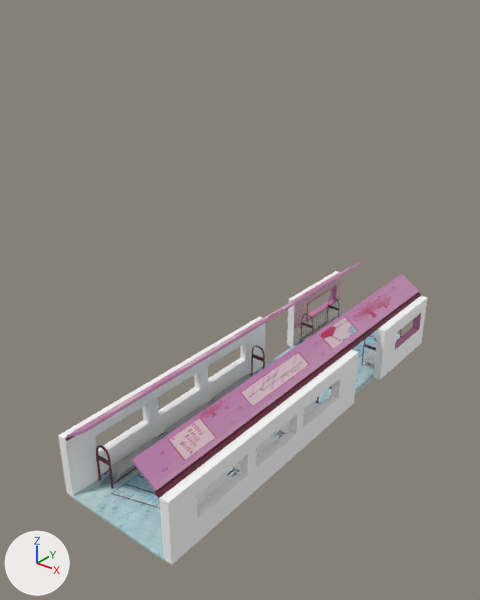
A saved change to the FBX model Assets/Models/room.fbx.
Rendered twice from a 50 mm lens placed at (3.21, -3.29, 3.39), pointed at (0.39, 0.23, 1.21). Arrows for +X, +Y and +Z are at lower left; the lights stay in place. Where no turn or scale is listed for an object, it has been applied to the vertices. Vertices at the same position are counted once.
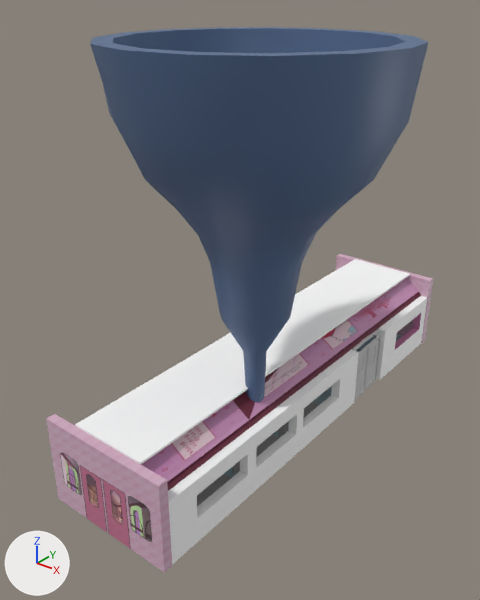
Location of each change, (x1, y1, x2, y2) in pixels of the pictures (480 x 600 px):
'pPipe2', added (blue): after (90, 27, 428, 403)
'pPlane7', added: after (75, 259, 410, 464)
'pCube7.001', moved, turned, rescaled: before (131, 274, 419, 491); after (141, 278, 419, 482)
'end1', added (pink): after (46, 414, 172, 573)
'pCube15', added (pink): after (336, 254, 433, 343)
'door1', added: after (354, 344, 369, 400)
'door2', added: after (365, 337, 380, 389)
'bench:bench_ends', deleted: before (96, 346, 265, 489)
'bench_ends2', deleted: before (300, 297, 339, 343)
'arch', added: after (352, 330, 378, 351)
'bench_ends1', deleted: before (362, 330, 401, 365)
'wall_2', unchanged, covered by the edit: before (58, 316, 266, 496)
'pPlane3', unchanged, covered by the edit: before (72, 315, 402, 561); after (224, 329, 402, 478)
'pCube7', unchanged, covered by the edit: before (67, 262, 362, 438)
'pPlane5', unchanged, covered by the edit: before (287, 271, 341, 346)

What changed in the scene script:
```text
Change me_mesh_017:
    used by ob_pcube7_001; parent = ob_wall2; location = (4.809, 28.2, 68.62); rotation_euler = (0.0, 0.0, 0.601), in degrees (0, 0, 34); scale = (1.79, 0.3, 1.0)
    remove me_mesh_017.from_pydata(...)  # 20 vertices, 36 faces; spans x -7.0..7.0, y -3.0..3.0, z -253.0..116.0
    add me_mesh_017.from_pydata(...)  # 90 vertices, 180 faces; spans x -11.0..11.0, y -8.0..8.0, z -184.0..184.0
    me_mesh_017 part 1: the whole mesh is rebuilt
    add me_mesh_017.materials.append(mat_railing)  # dark red #672138
    add me_mesh_017.materials.append(mat_lambert1)  # grey #bcbcbc
Remove ob_bench_ends1:
    ob_bench_ends1 = bpy.data.objects.new('bench_ends1', me_mesh_011)
Remove ob_bench_ends2:
    ob_bench_ends2 = bpy.data.objects.new('bench_ends2', me_mesh_012)
Change ob_pcube7_001:
    remove ob_pcube7_001.parent = ob_wall2
    ob_pcube7_001.location: (4.809, 28.2, 68.62) -> (0.726, 0.703, 0.627)
    ob_pcube7_001.rotation_euler: (0.0, 0.0, 0.601) -> (1.571, 0.0, 0.0)  # degrees (0, 0, 34) -> degrees (90, 0, 0)
    ob_pcube7_001.scale: (1.79, 0.3, 1.0) -> (0.01, 0.01, 0.01)
Remove ob_bench_bench_ends:
    ob_bench_bench_ends = bpy.data.objects.new('bench:bench_ends', me_mesh_009)
Add ob_pcube15:
    ob_pcube15 = bpy.data.objects.new('pCube15', me_mesh_033)  # a box spanning x -0.534..0.534, y -0.035..0.035, z -0.374..0.329; in mat_ends (picture img_ends_jpg)
    ob_pcube15.location = (0.401, 2.579, 0.376)
Add ob_arch:
    ob_arch = bpy.data.objects.new('arch', me_mesh_017_1)  # 574 vertices, 1144 faces; spans x -76.0..76.0, y -4.0..4.0, z -205.0..-63.0; in mat_doors_arch_col (grey #bcbcbc)
    ob_arch.parent = ob_wall2
    ob_arch.location = (-7.12, -58.16, -71.32)
    ob_arch.rotation_euler = (1.546, -1.594, 0.022)  # degrees (89, -91, 1.3)
    ob_arch.scale = (0.326, 0.559, 0.374)
Add ob_door1:
    ob_door1 = bpy.data.objects.new('door1', me_mesh_015_1)  # 832 vertices, 1648 faces; spans x -33.5..33.5, y -3.9..3.9, z -66.5..66.5; in mat_doors_door (grey #bcbcbc), mat_doors_windows (grey #bcbcbc)
    ob_door1.parent = ob_wall2
    ob_door1.location = (-12.1, -10.89, -60.13)
    ob_door1.rotation_euler = (1.546, -1.594, 0.022)  # degrees (89, -91, 1.3)
    ob_door1.scale = (0.326, 0.326, 0.374)
Add ob_end1:
    ob_end1 = bpy.data.objects.new('end1', me_mesh_031)  # a box spanning x -0.534..0.534, y -0.035..0.035, z -0.374..0.329; in mat_ends (picture img_ends_jpg)
    ob_end1.location = (0.401, -1.178, 0.376)
Add ob_door2:
    ob_door2 = bpy.data.objects.new('door2', me_mesh_022)  # 945 vertices, 1873 faces; spans x -0.013..0.015, y -0.11..0.11, z -0.249..0.249; in mat_doors_door (grey #bcbcbc), mat_doors_windows (grey #bcbcbc)
    ob_door2.location = (0.89, 1.524, 0.237)
Add ob_ppipe2:
    ob_ppipe2 = bpy.data.objects.new('pPipe2', me_mesh_034)  # 345 vertices, 690 faces; spans x -0.94..0.95, y -0.95..0.95, z -1.5..1.04; in mat_pipe (blue #546c91)
    ob_ppipe2.location = (0.719, -0.016, 2.031)
Add ob_pplane7:
    ob_pplane7 = bpy.data.objects.new('pPlane7', me_mesh_032)  # 104 vertices, 204 faces; spans x -0.31..0.31, y -1.85..1.85, z -0.02..0.02; in mat_ceiling (its picture is missing)
    ob_pplane7.location = (0.402, 0.7, 0.706)
```
